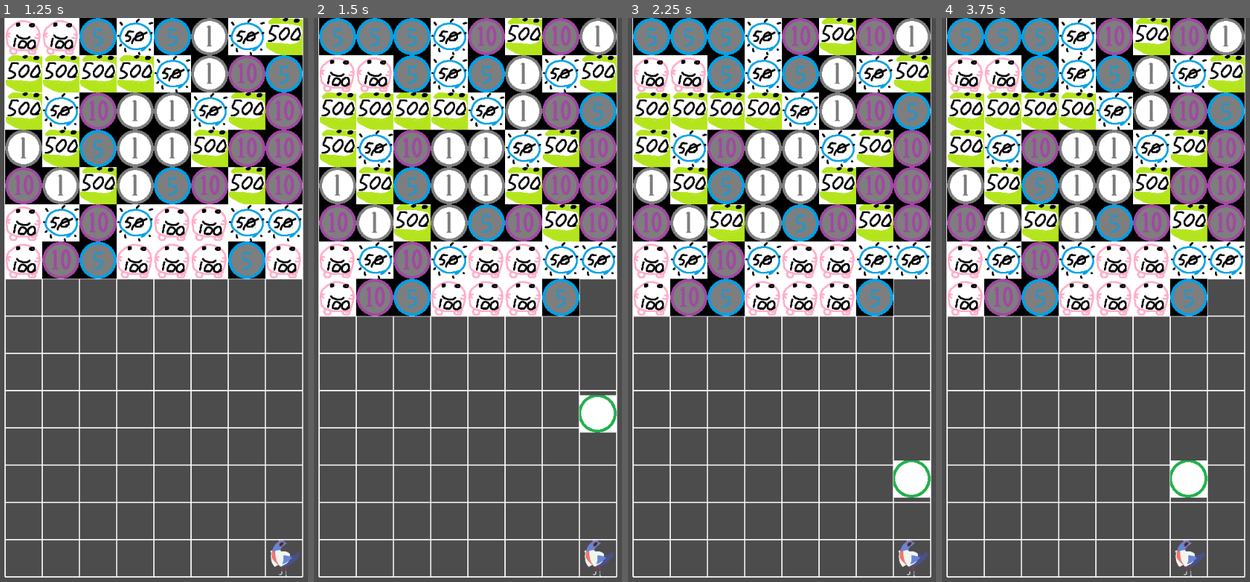
Above: before the commit, frames 1-4 (left to right).
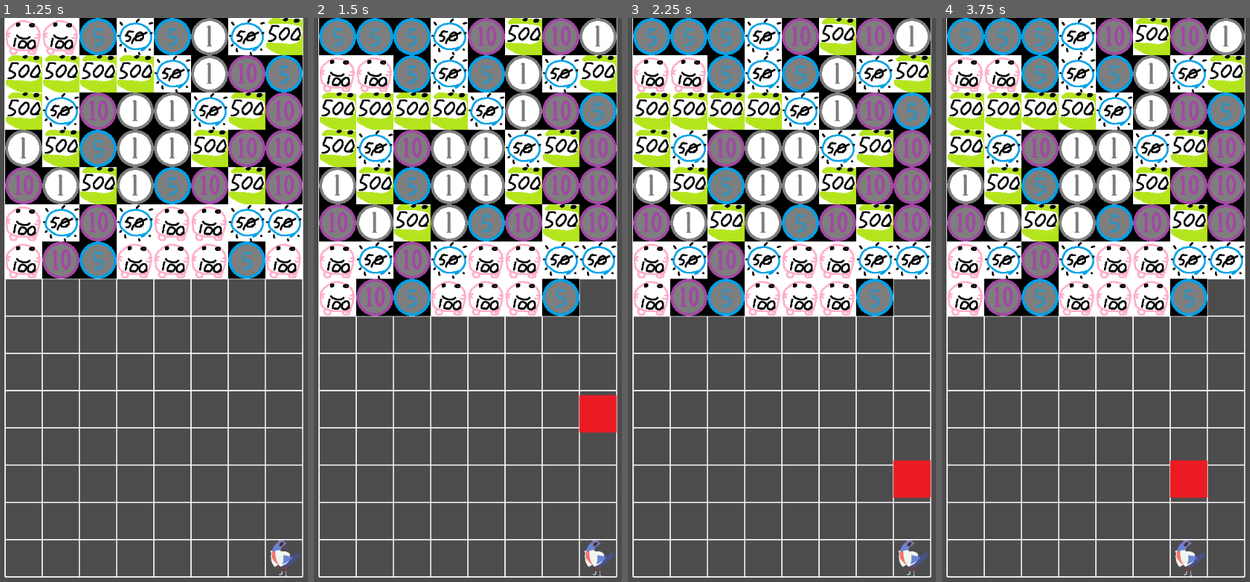
Above: after the commit, the same moments.

Repository: Alexzander-Stone/Money-Exchanger-Godot
Game: Godot game, scene res://Game.tscn
Two runs of this game, one before a commit and one after it. Both use one fixed random seed, a clock stepped at 60 frames per second and the inputs below.
Inputs:
- Up to frame 1 (1.25 s): tap Enter at 0.5 s; hold Right (ui_right) from 0.53 s (still down); tap X (deselect_coin) at 0.6 s
- Up to frame 2 (1.5 s): tap Space at 1.25 s; release Right (ui_right) at 1.28 s; hold Down (ui_down) from 1.28 s (still down); tap Z (select_coin) at 1.35 s
- Up to frame 3 (2.25 s): tap Enter at 2 s; release Down (ui_down) at 2.03 s; hold Right (ui_right) from 2.03 s (still down); tap X (deselect_coin) at 2.1 s
- Up to frame 4 (3.75 s): tap Space at 2.75 s; release Right (ui_right) at 2.78 s; hold Up (ui_up) 2.78-3.53 s; tap Z (select_coin) at 2.85 s; tap Enter at 3.5 s; hold Left (ui_left) from 3.53 s (still down); tap X (deselect_coin) at 3.6 s

Frame 1 is identical in both runs. In frame 2, 0.8% of the frame differs, in the area x 86-99%, y 66-74%; in frame 3, 0.8%; in frame 4, 0.8%.

Commit message:
Added animation for moving state in coin.

Diff:
--- a/Coin.tscn
+++ b/Coin.tscn
@@ -11,9 +11,10 @@
 [ext_resource path="res://One.png" type="Texture" id=9]
 [ext_resource path="res://Fifty.png" type="Texture" id=10]
 [ext_resource path="res://Hundred.png" type="Texture" id=11]
-[ext_resource path="res://CoinStateMachine.gd" type="Script" id=12]
-[ext_resource path="res://Idle.gd" type="Script" id=13]
-[ext_resource path="res://Move.gd" type="Script" id=14]
+[ext_resource path="res://Moving.png" type="Texture" id=12]
+[ext_resource path="res://CoinStateMachine.gd" type="Script" id=13]
+[ext_resource path="res://Idle.gd" type="Script" id=14]
+[ext_resource path="res://Move.gd" type="Script" id=15]
 
 [sub_resource type="SpriteFrames" id=1]
 
@@ -52,6 +53,11 @@
 "loop": true,
 "name": "Hundred",
 "speed": 5.0
+}, {
+"frames": [ ExtResource( 12 ) ],
+"loop": true,
+"name": "Moving",
+"speed": 5.0
 } ]
 _sections_unfolded = [ "Resource" ]
 
--- a/Move.gd
+++ b/Move.gd
@@ -9,7 +9,7 @@
 
 # Initialize.
 func enter():
-	owner.get_node("AnimatedSprite").play("Combo")
+	owner.get_node("AnimatedSprite").play("Moving")
 	update_target_direction(owner.position, owner.grid_position)
 
 func handle_input(event):
Not shown: 2 places in Coin.tscn that only renumber resources
Binary file added: Moving.png
Not shown, added: Moving.png.import
